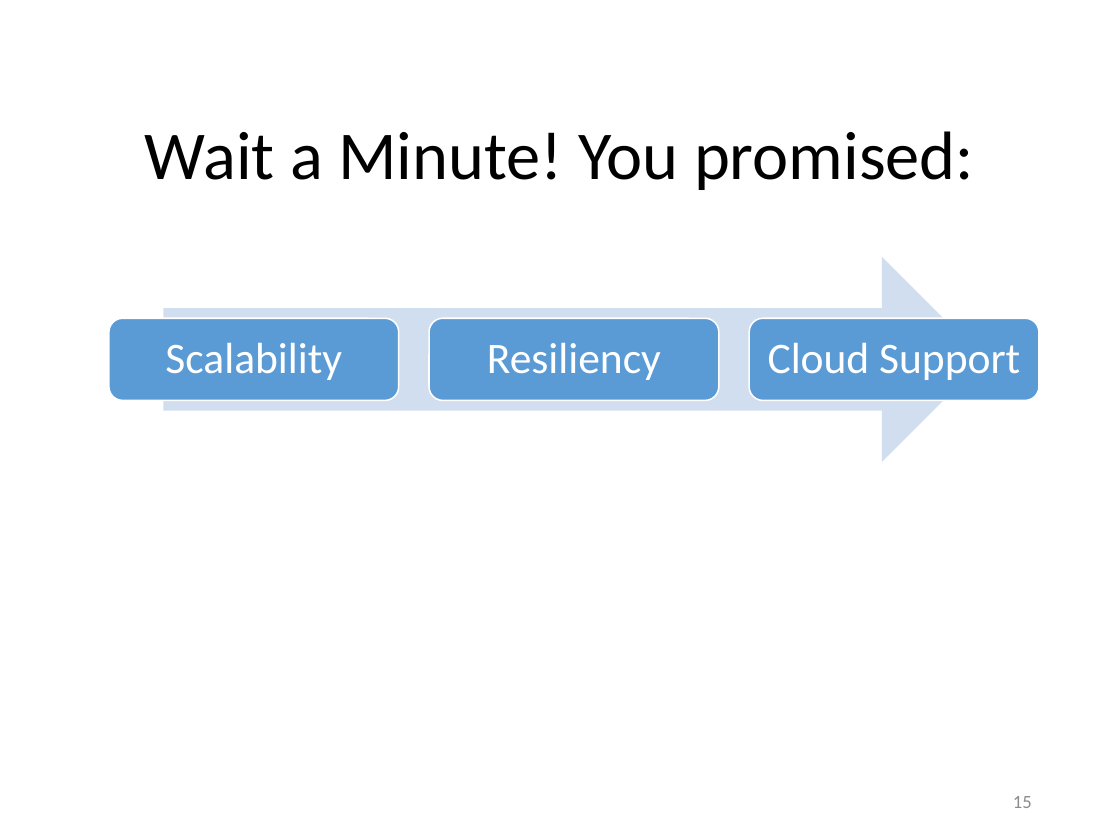
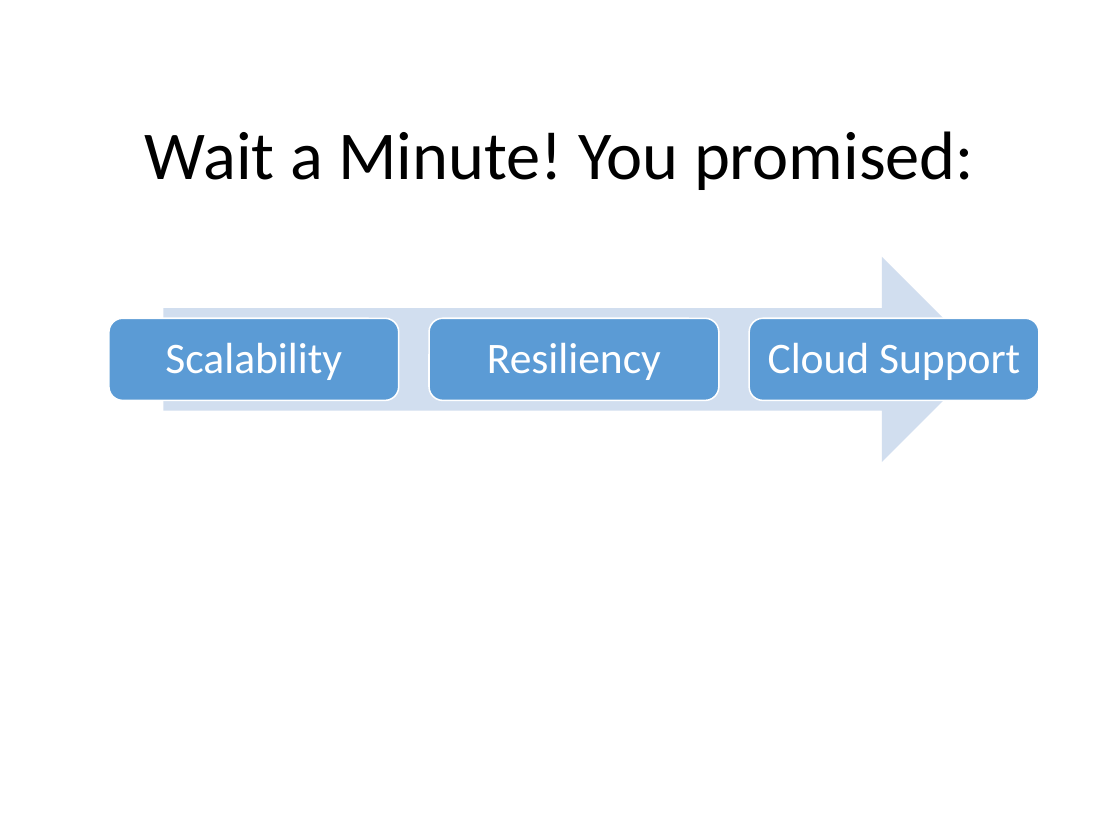
Before and after one commit to amichel/PaymentsGateway.MassTransit.Demo, a slide deck: slide 15 of Presentation/Service Bus Integration Patterns.pptx. Drawn at 1120x840 pixels with LibreOffice and Linux fonts; fonts in the diff are those of the drawing; background and template pictures are left out. Boxes give left, top, right and bottom in pixels: in the first picture for what was removed or moved away, otherwise in the second. Text is boxed around its words. In the diff, an @@ line names an element or a change of style, - is before the commit and + after.

```diff
--- a/Presentation/Service Bus Integration Patterns.pptx
+++ b/Presentation/Service Bus Integration Patterns.pptx
@@ page number removed at [1013, 796, 1032, 808] @@
-15
```
Also in this commit, not shown: 14 other slides changed, 1 slide added, 2 slides removed, 2 other files.
